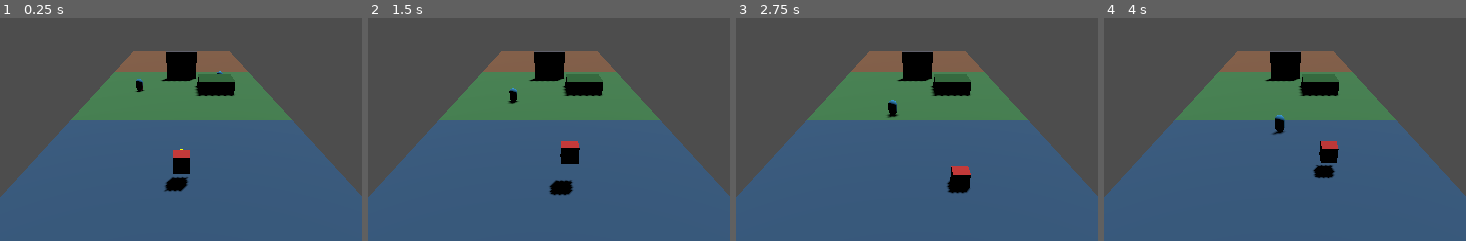
Above: before the commit, frames 1-4 (left to right).
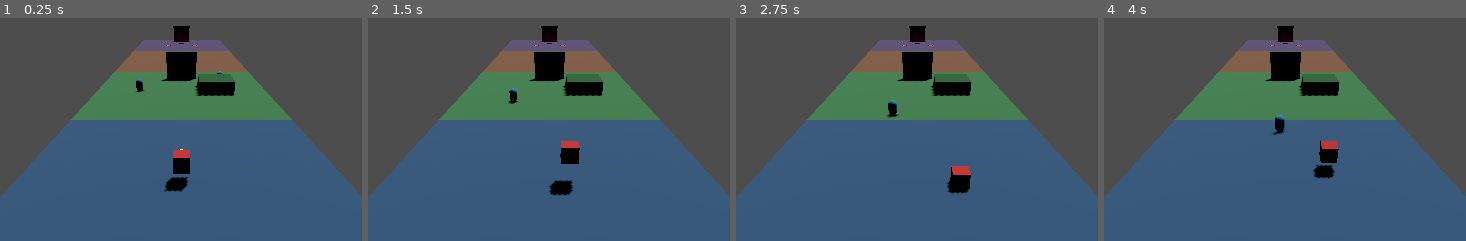
Above: after the commit, the same moments.

Repository: dfrer/BlastCave
Game: Godot game, scene res://scenes/main.tscn
The game is run twice, just before and just after one commit, with the same random seed, the same clock (stepped at 60 frames per second) and the same inputs.
Inputs (mouse positions are % of the whole screen's width and height, from its top left):
- Up to frame 1 (0.25 s): no input
- Up to frame 2 (1.5 s): tap Enter at 0.5 s; move the mouse to (79, 45) at 0.52 s; hold D (move_right) 0.53-1.28 s; tap E at 0.6 s; click (79, 45) at 0.67 s; tap Space (move_jump) at 0.77 s; move the mouse to (33, 55) at 1.27 s; hold S (move_back) from 1.28 s (still down); tap Q at 1.35 s
- Up to frame 3 (2.75 s): tap Space (move_jump) at 1.52 s; move the mouse to (66, 28) at 2.02 s; release S (move_back) at 2.03 s; hold D (move_right) from 2.03 s (still down); tap 1 at 2.1 s
- Up to frame 4 (4 s): move the mouse to (49, 70) at 2.77 s; release D (move_right) at 2.78 s; hold W (move_forward) 2.78-3.53 s; tap 2 at 2.85 s; click (49, 70) at 2.92 s; tap Space (move_jump) at 3.02, 3.77 s; move the mouse to (88, 65) at 3.52 s; hold A (move_left) from 3.53 s (still down); tap 3 at 3.6 s
The pictures show only the part of the screen within x 30-80%, y 16-66%; the shares and areas given below are measured in that part.

The runs differ from the first frame. In frame 1, 1.4% of the frame differs, in the area x 37-64%, y 3-15%; in frame 2, 1.4%; in frame 3, 1.4%; in frame 4, 1.4%.

Commit message:
Add boss blast targets and room encounter

Diff:
--- a/scenes/boss_node.tscn
+++ b/scenes/boss_node.tscn
@@ -1,3 +1,76 @@
-[gd_scene format=3]
+[gd_scene load_steps=8 format=3]
+
+[ext_resource type="Script" path="res://scripts/boss/boss_controller.gd" id="1_boss_controller"]
+[ext_resource type="Script" path="res://scripts/boss/boss_blast_target.gd" id="2_boss_target"]
+
+[sub_resource type="CylinderShape3D" id="CylinderShape3D_1"]
+height = 0.5
+radius = 0.6
+
+[sub_resource type="StandardMaterial3D" id="StandardMaterial3D_1"]
+albedo_color = Color(1, 0.2, 0.2, 1)
+
+[sub_resource type="StandardMaterial3D" id="StandardMaterial3D_2"]
+albedo_color = Color(1, 0.2, 0.2, 1)
+
+[sub_resource type="StandardMaterial3D" id="StandardMaterial3D_3"]
+albedo_color = Color(1, 0.2, 0.2, 1)
+
+[sub_resource type="CylinderMesh" id="CylinderMesh_1"]
+bottom_radius = 0.5
+top_radius = 0.5
+height = 0.2
 
 [node name="BossNode" type="Node3D"]
+script = ExtResource("1_boss_controller")
+
+[node name="ResetTimer" type="Timer" parent="."]
+one_shot = true
+
+[node name="BlastTargetA" type="Area3D" parent="."]
+transform = Transform3D(1, 0, 0, 0, 1, 0, 0, 0, 1, -3, 0.5, 2)
+script = ExtResource("2_boss_target")
+required_impulse = 8.0
+
+[node name="CollisionShape3D" type="CollisionShape3D" parent="BlastTargetA"]
+shape = SubResource("CylinderShape3D_1")
+
+[node name="MeshInstance3D" type="MeshInstance3D" parent="BlastTargetA"]
+mesh = SubResource("CylinderMesh_1")
+material_override = SubResource("StandardMaterial3D_1")
+
+[node name="IndicatorLight" type="OmniLight3D" parent="BlastTargetA"]
+light_energy = 0.5
+shadow_enabled = true
+
+[node name="BlastTargetB" type="Area3D" parent="."]
+transform = Transform3D(1, 0, 0, 0, 1, 0, 0, 0, 1, 3, 0.5, 2)
+script = ExtResource("2_boss_target")
+required_impulse = 8.0
+
+[node name="CollisionShape3D" type="CollisionShape3D" parent="BlastTargetB"]
+shape = SubResource("CylinderShape3D_1")
+
+[node name="MeshInstance3D" type="MeshInstance3D" parent="BlastTargetB"]
+mesh = SubResource("CylinderMesh_1")
+material_override = SubResource("StandardMaterial3D_2")
+
+[node name="IndicatorLight" type="OmniLight3D" parent="BlastTargetB"]
+light_energy = 0.5
+shadow_enabled = true
+
+[node name="BlastTargetC" type="Area3D" parent="."]
+transform = Transform3D(1, 0, 0, 0, 1, 0, 0, 0, 1, 0, 0.5, -2)
+script = ExtResource("2_boss_target")
+required_impulse = 8.0
+
+[node name="CollisionShape3D" type="CollisionShape3D" parent="BlastTargetC"]
+shape = SubResource("CylinderShape3D_1")
+
+[node name="MeshInstance3D" type="MeshInstance3D" parent="BlastTargetC"]
+mesh = SubResource("CylinderMesh_1")
+material_override = SubResource("StandardMaterial3D_3")
+
+[node name="IndicatorLight" type="OmniLight3D" parent="BlastTargetC"]
+light_energy = 0.5
+shadow_enabled = true
--- a/scenes/levels/level_root.tscn
+++ b/scenes/levels/level_root.tscn
@@ -1,8 +1,9 @@
-[gd_scene load_steps=4 format=3]
+[gd_scene load_steps=5 format=3]
 
 [ext_resource type="PackedScene" path="res://scenes/levels/room_01_intro.tscn" id="1_intro"]
 [ext_resource type="PackedScene" path="res://scenes/levels/room_02_traversal.tscn" id="2_traversal"]
 [ext_resource type="PackedScene" path="res://scenes/levels/room_03_exit.tscn" id="3_exit"]
+[ext_resource type="PackedScene" path="res://scenes/levels/room_04_boss.tscn" id="4_boss"]
 
 [node name="LevelRoot" type="Node3D"]
 
@@ -13,3 +14,6 @@
 
 [node name="Room03Exit" parent="." instance=ExtResource("3_exit")]
 transform = Transform3D(1, 0, 0, 0, 1, 0, 0, 0, 1, 0, 0, -40)
+
+[node name="Room04Boss" parent="." instance=ExtResource("4_boss")]
+transform = Transform3D(1, 0, 0, 0, 1, 0, 0, 0, 1, 0, 0, -60)
--- /dev/null
+++ b/scenes/levels/room_04_boss.tscn
@@ -0,0 +1,33 @@
+[gd_scene load_steps=5 format=3]
+
+[ext_resource type="PackedScene" path="res://scenes/boss_node.tscn" id="1_boss_node"]
+[ext_resource type="PackedScene" path="res://scenes/puzzles/gate.tscn" id="2_gate"]
+
+[sub_resource type="StandardMaterial3D" id="StandardMaterial3D_1"]
+albedo_color = Color(0.35, 0.3, 0.45, 1)
+
+[sub_resource type="BoxShape3D" id="BoxShape3D_1"]
+size = Vector3(20, 1, 20)
+
+[node name="Room04Boss" type="Node3D"]
+
+[node name="Floor" type="CSGBox3D" parent="."]
+size = Vector3(20, 1, 20)
+material = SubResource("StandardMaterial3D_1")
+
+[node name="StaticBody3D" type="StaticBody3D" parent="Floor"]
+
+[node name="CollisionShape3D" type="CollisionShape3D" parent="Floor/StaticBody3D"]
+shape = SubResource("BoxShape3D_1")
+
+[node name="Entry" type="Marker3D" parent="."]
+transform = Transform3D(1, 0, 0, 0, 1, 0, 0, 0, 1, 0, 1, 10)
+
+[node name="Exit" type="Marker3D" parent="."]
+transform = Transform3D(1, 0, 0, 0, 1, 0, 0, 0, 1, 0, 1, -10)
+
+[node name="Gate" parent="." instance=ExtResource("2_gate")]
+transform = Transform3D(1, 0, 0, 0, 1, 0, 0, 0, 1, 0, 0, -6)
+
+[node name="BossNode" parent="." instance=ExtResource("1_boss_node")]
+gate_path = NodePath("../Gate")
--- /dev/null
+++ b/scripts/boss/boss_blast_target.gd
@@ -0,0 +1,44 @@
+extends Area3D
+class_name BossBlastTarget
+
+signal activated(target: BossBlastTarget)
+signal reset(target: BossBlastTarget)
+
+@export var is_active: bool = false
+@export var required_impulse: float = 0.0
+@export var active_color: Color = Color(0.2, 1.0, 0.3)
+@export var inactive_color: Color = Color(1.0, 0.2, 0.2)
+@export var active_energy: float = 2.5
+@export var inactive_energy: float = 0.5
+
+@onready var indicator_light: OmniLight3D = get_node_or_null("IndicatorLight")
+@onready var mesh_instance: MeshInstance3D = get_node_or_null("MeshInstance3D")
+
+func _ready() -> void:
+	_update_feedback()
+
+func apply_blast_impulse(impulse: Vector3) -> void:
+	if required_impulse > 0.0 and impulse.length() < required_impulse:
+		return
+	set_active(true)
+
+func set_active(active: bool) -> void:
+	if is_active == active:
+		return
+	is_active = active
+	_update_feedback()
+	if is_active:
+		emit_signal("activated", self)
+	else:
+		emit_signal("reset", self)
+
+func reset_target() -> void:
+	set_active(false)
+
+func _update_feedback() -> void:
+	if indicator_light:
+		indicator_light.light_color = active_color if is_active else inactive_color
+		indicator_light.light_energy = active_energy if is_active else inactive_energy
+	if mesh_instance and mesh_instance.material_override is StandardMaterial3D:
+		var material := mesh_instance.material_override as StandardMaterial3D
+		material.albedo_color = active_color if is_active else inactive_color
--- /dev/null
+++ b/scripts/boss/boss_controller.gd
@@ -0,0 +1,85 @@
+extends Node3D
+class_name BossController
+
+@export var gate_path: NodePath
+@export var reward_scene: PackedScene
+@export var reward_spawn_path: NodePath
+@export var reset_delay: float = 8.0
+
+@onready var reset_timer: Timer = get_node_or_null("ResetTimer")
+
+var _targets: Array[BossBlastTarget] = []
+var _completed: bool = false
+var _reward_spawned: bool = false
+
+func _ready() -> void:
+	_collect_targets()
+	_setup_timer()
+	_update_gate_state(false)
+
+func _collect_targets() -> void:
+	_targets.clear()
+	for child in get_children():
+		if child is BossBlastTarget:
+			_targets.append(child)
+			child.connect("activated", Callable(self, "_on_target_activated"))
+
+func _setup_timer() -> void:
+	if not reset_timer:
+		return
+	reset_timer.wait_time = reset_delay
+	reset_timer.one_shot = true
+	if not reset_timer.is_connected("timeout", Callable(self, "_on_reset_timeout")):
+		reset_timer.connect("timeout", Callable(self, "_on_reset_timeout"))
+
+func _on_target_activated(_target: BossBlastTarget) -> void:
+	if _completed:
+		return
+	_restart_reset_timer()
+	if _all_targets_active():
+		_complete_encounter()
+
+func _all_targets_active() -> bool:
+	if _targets.is_empty():
+		return false
+	for target in _targets:
+		if not target.is_active:
+			return false
+	return true
+
+func _restart_reset_timer() -> void:
+	if reset_timer:
+		reset_timer.start()
+
+func _complete_encounter() -> void:
+	_completed = true
+	if reset_timer:
+		reset_timer.stop()
+	_update_gate_state(true)
+	_spawn_reward_if_needed()
+
+func _on_reset_timeout() -> void:
+	if _completed:
+		return
+	for target in _targets:
+		target.reset_target()
+	_update_gate_state(false)
+
+func _update_gate_state(open: bool) -> void:
+	var gate = get_node_or_null(gate_path)
+	if gate and gate.has_method("set_open"):
+		gate.set_open(open, true)
+
+func _spawn_reward_if_needed() -> void:
+	if _reward_spawned or reward_scene == null:
+		return
+	var spawn_parent: Node = get_parent()
+	if reward_spawn_path != NodePath():
+		var explicit_parent = get_node_or_null(reward_spawn_path)
+		if explicit_parent:
+			spawn_parent = explicit_parent
+	var reward = reward_scene.instantiate()
+	spawn_parent.add_child(reward)
+	if reward is Node3D:
+		reward.global_transform = global_transform
+	_reward_spawned = true
